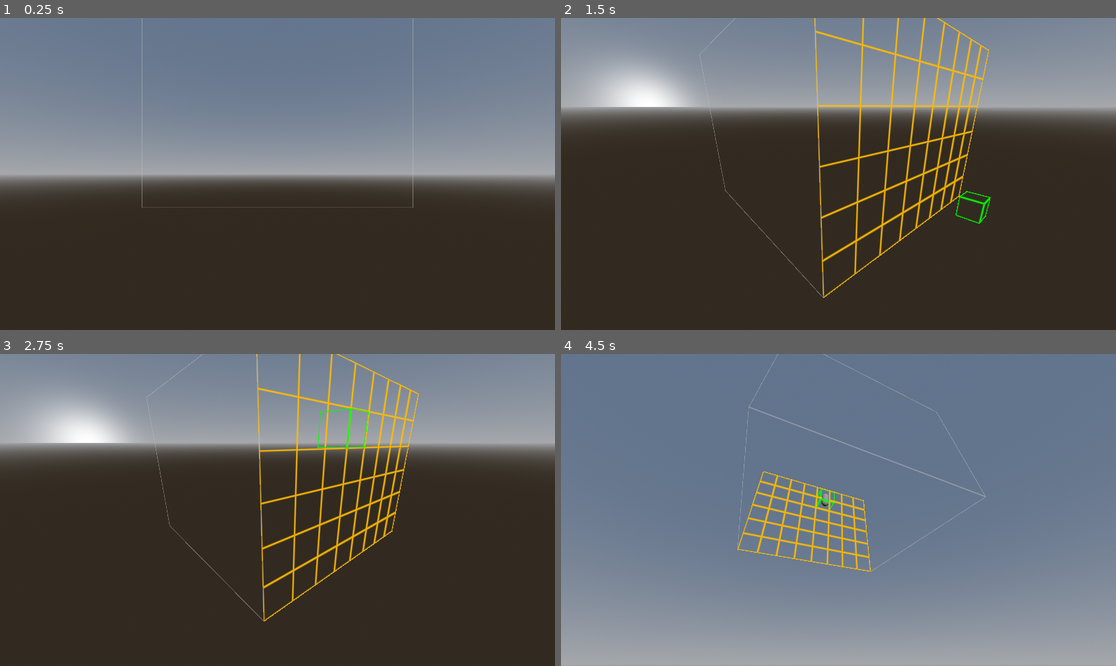
Above: before the commit, frames 1-4 (two rows, left to right).
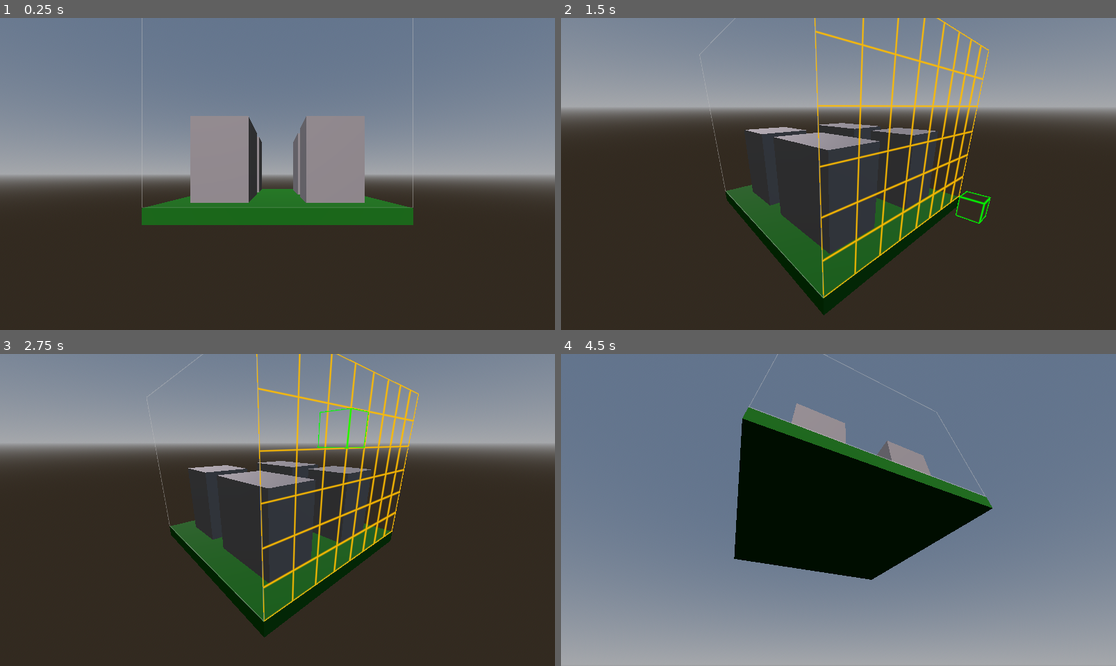
Above: after the commit, the same moments.

Repository: atrus159/MGT
Game: Godot game, scene res://game.tscn
The game is run twice, just before and just after one commit, with the same random seed, the same clock (stepped at 60 frames per second) and the same inputs.
Inputs (mouse positions are in pixels of both pictures, inside the frame that each line leads up to):
- Up to frame 1 (0.25 s): no input
- Up to frame 2 (1.5 s): tap Enter at 0.5 s; move the mouse to (960, 158) at 0.52 s; hold Right mouse button (Camera_Rotate) 0.53-1.28 s; tap Space at 0.77, 1.25 s; move the mouse to (727, 189) at 1.27 s; tap Mouse wheel up (Camera_Zoom_In) at 1.35 s
- Up to frame 3 (2.75 s): tap Space at 1.52 s; tap Enter at 2 s; move the mouse to (333, 441) at 2.02 s; tap Mouse wheel down (Camera_Zoom_Out) at 2.1 s
- Up to frame 4 (4.5 s): tap Space at 2.75, 3.02, 3.77, 4.25 s; move the mouse to (810, 572) at 2.77 s; click (810, 572) at 2.85 s; tap Enter at 3.5 s; move the mouse to (1005, 556) at 3.52 s; hold Right mouse button (Camera_Rotate) 3.53-4.28 s; move the mouse to (672, 463) at 4.27 s; tap Mouse wheel up (Camera_Zoom_In) at 4.35 s

The runs differ from the first frame. In frame 1, 7.5% of the frame differs, in the area x 25-75%, y 31-67%; in frame 2, 12%; in frame 3, 11%; in frame 4, 17%, in the area x 31-78%, y 15-73%.

Commit message:
added buildings and ground

Diff:
--- /dev/null
+++ b/assets/scenes/building.tscn
@@ -0,0 +1,6 @@
+[gd_scene format=3 uid="uid://bhc7xjxqmtg8e"]
+
+[ext_resource type="Script" uid="uid://c4psm56fn0wps" path="res://building.gd" id="1_ulr04"]
+
+[node name="Building" type="MeshInstance3D" unique_id=618305837]
+script = ExtResource("1_ulr04")
--- /dev/null
+++ b/building.gd
@@ -0,0 +1,19 @@
+extends MeshInstance3D
+
+@onready var field = get_tree().current_scene.get_node("PlayingField")
+@export var length = 3
+@export var width = 2
+@export var height = 3
+@export var x = 2
+@export var y = 2
+
+# Called when the node enters the scene tree for the first time.
+func _ready() -> void:
+	field._establish_building(x,y,0,length,width,height,self)
+	position = field._to_world_space([x,y,0] as Array[int])
+	mesh = boxArrayMesh.make(Globals.spacing*length,Globals.spacing*width,Globals.spacing*height)
+
+
+# Called every frame. 'delta' is the elapsed time since the previous frame.
+func _process(delta: float) -> void:
+	pass
--- a/game.tscn
+++ b/game.tscn
@@ -4,16 +4,51 @@
 [ext_resource type="Script" uid="uid://c1isoews3ngal" path="res://scripts/grid.gd" id="1_feb5d"]
 [ext_resource type="Environment" uid="uid://c12jnamqfnewx" path="res://assets/new_environment.tres" id="2_e2o6t"]
 [ext_resource type="Script" uid="uid://cpud14qbpf2wh" path="res://selector.gd" id="2_fc0e3"]
+[ext_resource type="PackedScene" uid="uid://bhc7xjxqmtg8e" path="res://assets/scenes/building.tscn" id="2_ryrav"]
 [ext_resource type="Material" uid="uid://bdrsvbroh0rpw" path="res://assets/shaders/bounding_shader_material.tres" id="3_7jktm"]
+
+[sub_resource type="BoxMesh" id="BoxMesh_ryrav"]
+
+[sub_resource type="StandardMaterial3D" id="StandardMaterial3D_eow3j"]
+albedo_color = Color(0, 0.43137255, 0, 1)
 
 [sub_resource type="BoxMesh" id="BoxMesh_fc0e3"]
 
 [node name="Game" type="Node3D" unique_id=87651182]
 
+[node name="Ground" type="MeshInstance3D" parent="." unique_id=83848196]
+transform = Transform3D(8, 0, 0, 0, 0.5, 0, 0, 0, 8, 0, -1.26, 0)
+mesh = SubResource("BoxMesh_ryrav")
+surface_material_override/0 = SubResource("StandardMaterial3D_eow3j")
+
 [node name="PlayingField" type="MultiMeshInstance3D" parent="." unique_id=71724495]
 script = ExtResource("1_feb5d")
 
 [node name="BoundingBox" type="MeshInstance3D" parent="PlayingField" unique_id=493273018]
+
+[node name="Buildings" type="Node3D" parent="." unique_id=853581744]
+
+[node name="Building" parent="Buildings" unique_id=618305837 instance=ExtResource("2_ryrav")]
+length = 2
+x = 1
+y = 1
+
+[node name="Building2" parent="Buildings" unique_id=428775147 instance=ExtResource("2_ryrav")]
+length = 2
+width = 3
+x = 5
+y = 1
+
+[node name="Building3" parent="Buildings" unique_id=416362825 instance=ExtResource("2_ryrav")]
+length = 2
+x = 5
+y = 5
+
+[node name="Building4" parent="Buildings" unique_id=1503691297 instance=ExtResource("2_ryrav")]
+length = 2
+width = 3
+x = 1
+y = 4
 
 [node name="Selector" type="Node3D" parent="." unique_id=955189114]
 script = ExtResource("2_fc0e3")
@@ -35,7 +70,8 @@
 [node name="Characters" type="Node3D" parent="." unique_id=997997101]
 
 [node name="DirectionalLight3D" type="DirectionalLight3D" parent="." unique_id=1338089695]
-transform = Transform3D(1, 0, 0, 0, 1, 0, 0, 0, 1, -9.006863, 5.760017, 0)
+transform = Transform3D(0.9547608, 0.16065389, -0.25024417, 0, 0.8415108, 0.5402403, 0.29737487, -0.51580024, 0.80344146, -9.007, 5.837861, 8.676525)
+light_color = Color(1, 0.92941177, 0.9529412, 1)
 
 [node name="WorldEnvironment" type="WorldEnvironment" parent="." unique_id=523463719]
 environment = ExtResource("2_e2o6t")
--- a/scripts/classes/gridCell.gd
+++ b/scripts/classes/gridCell.gd
@@ -1,9 +1,11 @@
 class_name gridCell
 
 var contents: Node
+var building_inside: Node
 
 func _init():
 	contents = null
+	building_inside = null
 
 func set_contents(toSet: Node):
 	contents = toSet
--- a/scripts/grid.gd
+++ b/scripts/grid.gd
@@ -159,6 +159,18 @@
 		for j in range(width):
 			for k in range(height):
 				_set_data_state([i,j,k], style.empty)
+
+func _establish_building(x:int,y:int,z:int,l:int,w:int,h:int, building: Node) -> bool:
+	for i in range(x,x+l):
+		for j in range(y,y+w):
+			for k in range(z,z+h):
+				if !_in_bounds([i,j,k] as Array[int]):
+					return false
+	for i in range(x,x+l):
+		for j in range(y,y+w):
+			for k in range(z,z+h):
+				gridCells[i][j][k].building_inside = building
+	return true
 
 func _set_data_states_plane(gridPlane: Dictionary, setStyle: style, range: Array = []):
 	var mainAlpha = 1
@@ -207,7 +219,8 @@
 	if point[0] >= 0 and point[0] < length:
 		if point[1] >= 0 and point[1] < width:
 			if point[2] >= 0 and point[2] < height:
-				return true
+				if gridCells[point[0]][point[1]][point[2]].building_inside == null:
+					return true
 	return false
 
 func _get_mouse_plane_coords(gridPlane: Dictionary) -> Array[int]:
--- a/selector.gd
+++ b/selector.gd
@@ -25,7 +25,7 @@
 func _ready():
 	field._clear_data_states()
 	var selectionMesh = selection.get_node("SelectionMesh")
-	selectionMesh.mesh = boxArrayMesh.make(field.spacing,field.spacing,field.spacing)
+	selectionMesh.mesh = boxArrayMesh.make(Globals.spacing,Globals.spacing,Globals.spacing)
 	selectionMesh.position = Vector3(0,0,0)
 	selection.hide()
 
Not shown, added: building.gd.uid
